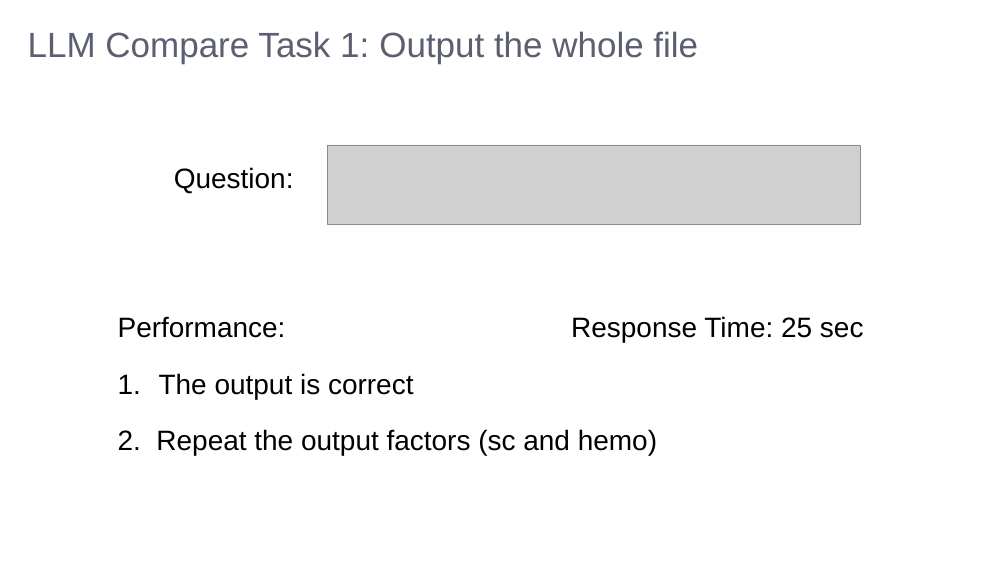
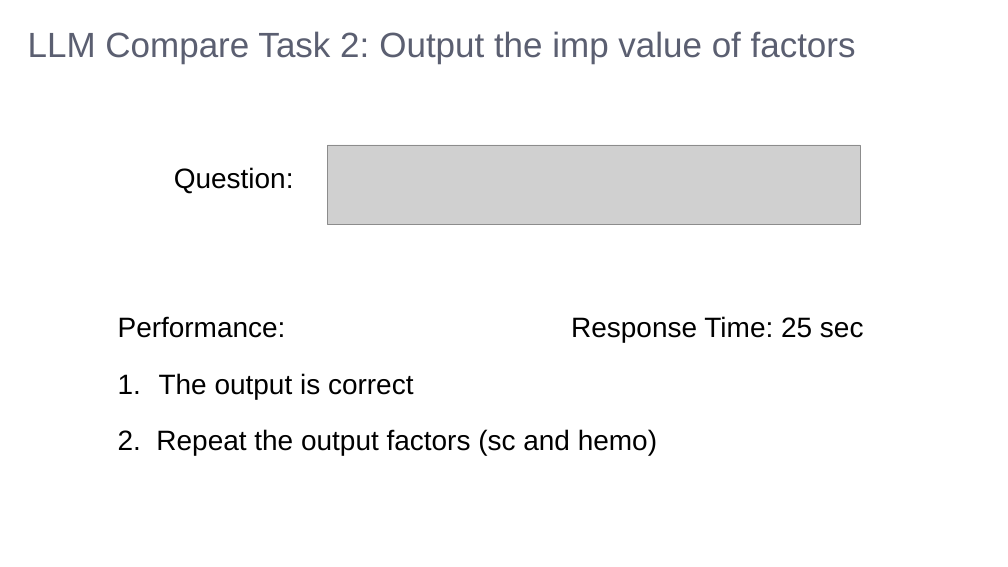
Before and after one commit to LeeMoofon0222/Vizuro_Intern, a slide deck: slide 13 of causalAi_chatBot/Chatbot.pptx (slide 10 before the commit). Drawn at 1008x567 pixels with LibreOffice and Linux fonts; fonts in the diff are those of the drawing; grey boxes stand for pictures. Boxes give left, top, right and bottom in pixels: in the first picture for what was removed or moved away, otherwise in the second. Text is boxed around its words. In the diff, an @@ line names an element or a change of style, - is before the commit and + after.

```diff
--- a/causalAi_chatBot/Chatbot.pptx
+++ b/causalAi_chatBot/Chatbot.pptx
@@ text at bbox=[28, 31, 856, 64]: text changed @@
-LLM Compare Task 1: Output the whole file
+LLM Compare Task 2: Output the imp value of factors
```
Also in this commit, not shown: 1 other slide changed, 4 slides added, 7 slides removed, 5 other files.
